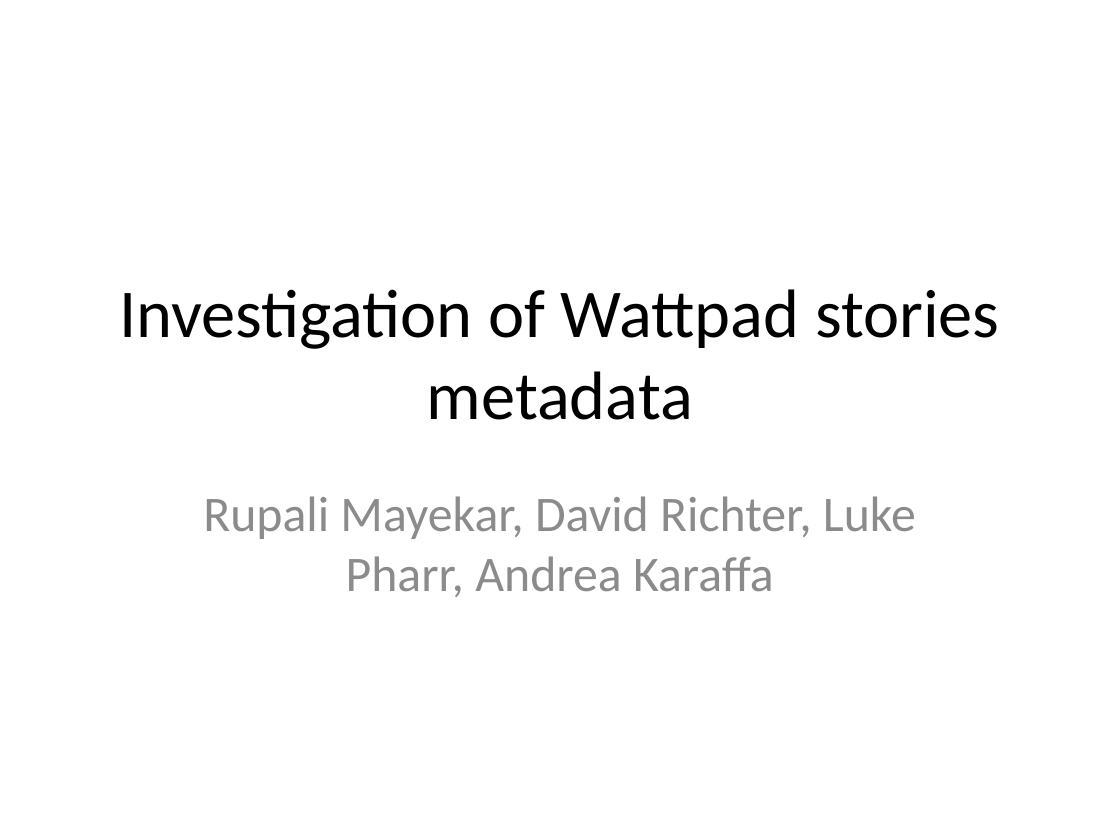
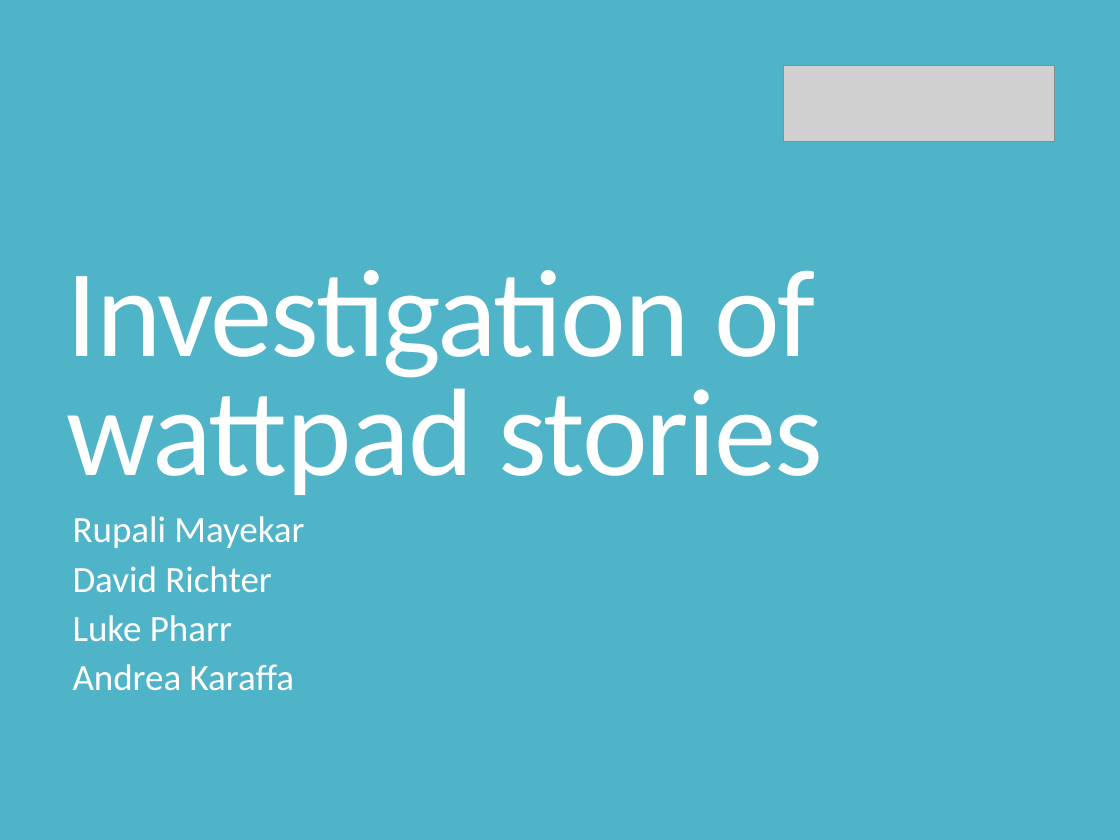
Before and after one commit to rupalimayekar/ProjectWattpad, a slide deck: slide 1 of WattpadPrez.pptx. Drawn at 1120x840 pixels with LibreOffice and Linux fonts; fonts in the diff are those of the drawing; grey boxes stand for pictures. Boxes give left, top, right and bottom in pixels: in the first picture for what was removed or moved away, otherwise in the second. Text is boxed around its words. In the diff, an @@ line names an element or a change of style, - is before the commit and + after.

```diff
--- a/WattpadPrez.pptx
+++ b/WattpadPrez.pptx
@@ background #FFFFFF to #50B4C8 @@
@@ picture added at [784,66,1055,142] @@
@@ title "Investigation of wattpad stories" at [67,270,823,495]: vertical alignment middle to bottom @@
@@ title at [67,270,823,495]: text changed; size 44 to 80 pt; text colour #000000 to #FFFFFF @@
-Investigation of Wattpad stories metadata
+Investigation of wattpad stories
@@ subtitle at [73,516,304,691]: text changed; size 32 to 23.8 pt; text colour #8C8C8C to #FFFFFF @@
-Rupali Mayekar, David Richter, Luke Pharr, Andrea Karaffa
+Rupali Mayekar
+David Richter
+Luke Pharr
+Andrea Karaffa
```
Also in this commit, not shown: 11 slides added, 9 other files.
